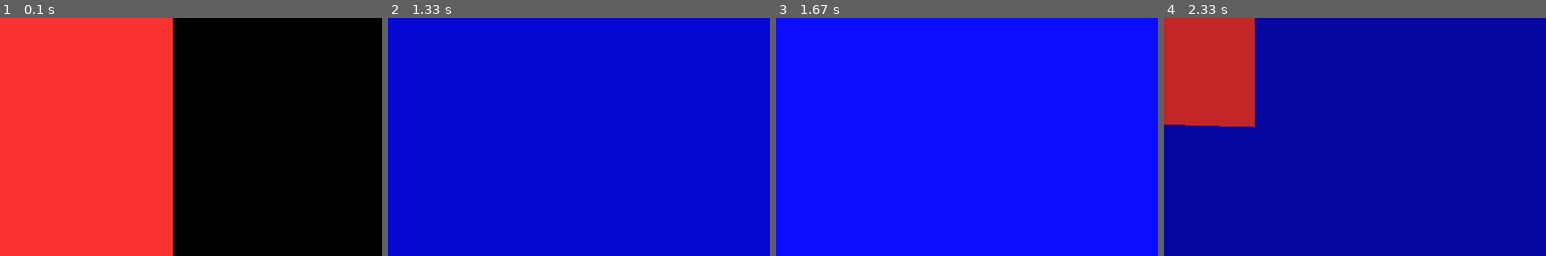
Above: before the commit, frames 1-4 (left to right).
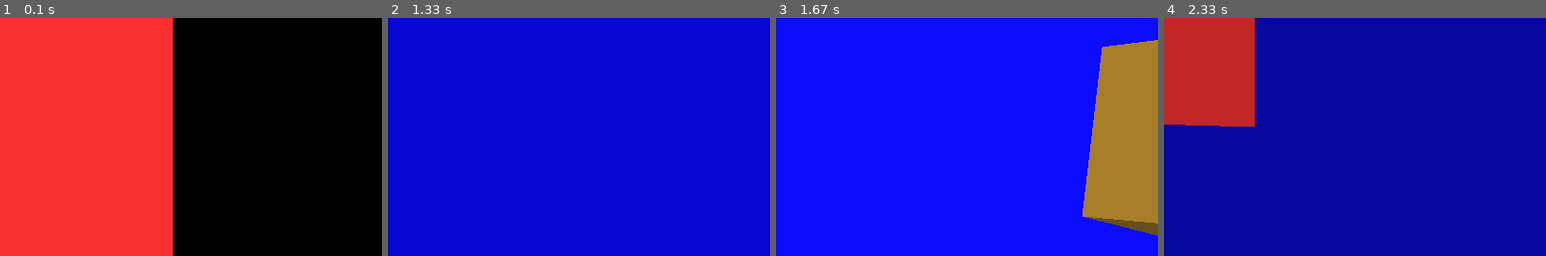
Above: after the commit, the same moments.

Repository: aaronpwinter/3d_space
Game: pygame game, started from pygame_example.py
Same seed, same stepped clock (60 frames per second), same inputs: the game is played once before the commit and once after it.
Inputs (mouse positions are % of the whole screen's width and height, from its top left):
- Up to frame 1 (0.1 s): no input
- Up to frame 2 (1.33 s): hold D 0.33-0.8 s; move the mouse to (46, 54) at 0.37 s; hold W 0.83-1.13 s; hold D from 1.17 s (still down); tap Shift at 1.23 s
- Up to frame 3 (1.67 s): tap Shift at 1.53 s; release D at 1.63 s
- Up to frame 4 (2.33 s): hold A 1.67-2.2 s; tap Shift at 1.73, 2.03, 2.3 s; hold S from 2.23 s (still down)
The pictures show only the part of the screen within x 50-100%, y 23-73%; the shares and areas given below are measured in that part.

Frames 1-2 are identical in both runs. In frame 3, 13% of the frame differs, in the area x 80-100%, y 9-92%; in frame 4, nothing differs.

Commit message:
added a bit more to the example

Diff:
--- a/pygame_example.py
+++ b/pygame_example.py
@@ -70,7 +70,9 @@
         #self._shapes.append(shapes.Triangle(Vector(100,100,100),Vector(0,0,100),Vector(0,100,200),(100,100,255),outline=(0,0,0)))
         #self._shapes.append(shapes.Triangle(Vector(-100,100,100),Vector(0,100,200),Vector(0,0,100),(255,255,100),outline=(0,0,0)))
         self._model = models.Cube(200,(255,50,50),location = Vector(0,0,500),rotation=Rotation(0,0,0))
-        self._model2 = models.Cube(100,(100,255,50),location = Vector(400,40,300),rotation=Rotation(.1,0,0))
+        self._model2 = Model(location = Vector(400,40,300))
+        self._model2.add_object(models.Cube(100,(100,255,50),location = Vector(30,40,0),rotation=Rotation(.1,0,0)))
+        self._model2.add_object(models.Cube(78,(200,150,50),location = Vector(-50,-2,3),rotation=Rotation(-.2,0,0)))
         self._model3 = models.Cube(1000,(100,100,2555),location = Vector(0,0,0),rotation=Rotation(0,0,0))
         self._shapes.append(self._model)
         self._shapes.append(self._model2)
